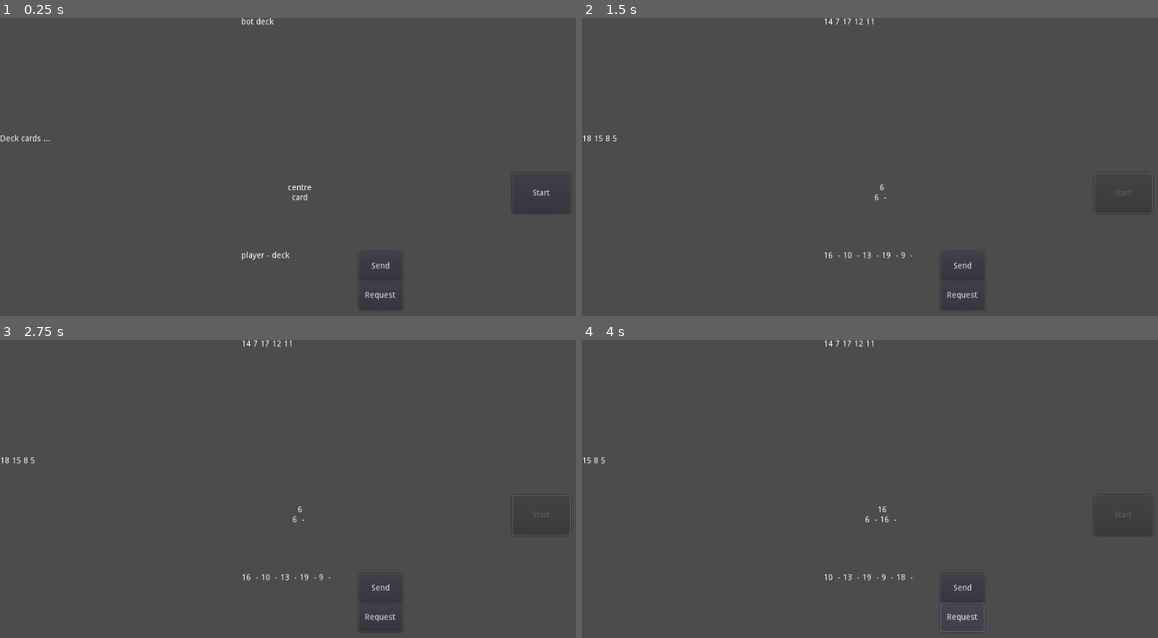
Above: before the commit, frames 1-4 (two rows, left to right).
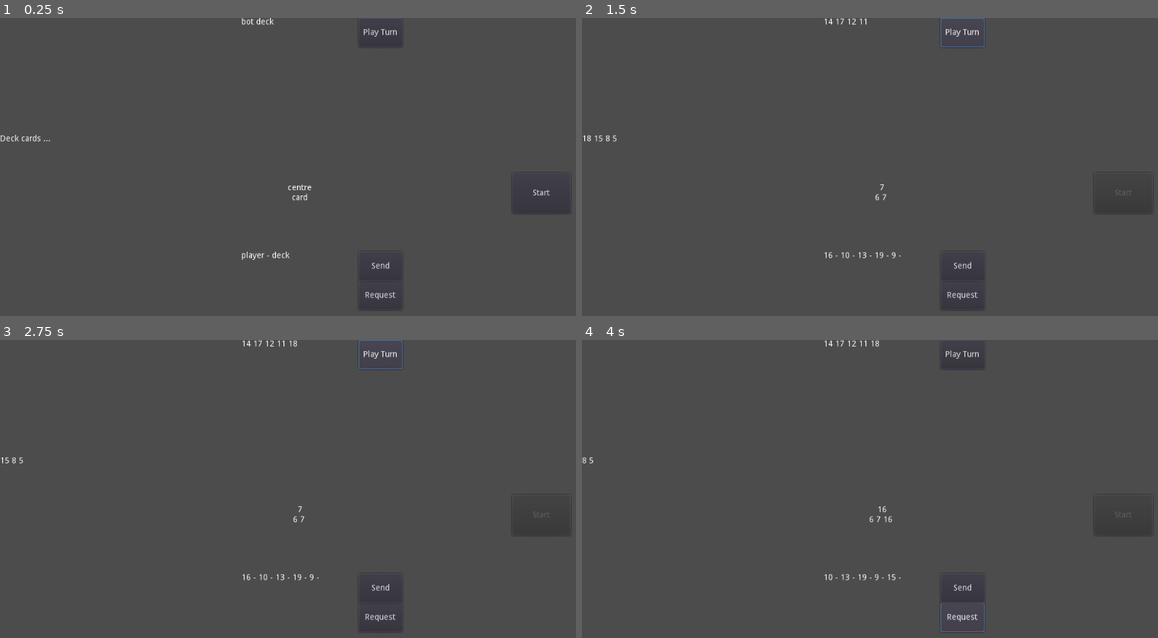
Above: after the commit, the same moments.

Repository: ravi-kiran-svs/uno-men
Game: Godot game, scene res://Scenes/TestScenes/TestGame.tscn
Same seed, same stepped clock (60 frames per second), same inputs: the game is played once before the commit and once after it.
Inputs (mouse positions are in pixels of both pictures, inside the frame that each line leads up to):
- Up to frame 1 (0.25 s): no input
- Up to frame 2 (1.5 s): click "Start" at 0.5 s; click (962, 32) at 1.25 s, where only the run after the commit has a clickable "Play Turn"
- Up to frame 3 (2.75 s): click (380, 354) at 2 s, where only the run after the commit has a clickable "Play Turn"
- Up to frame 4 (4 s): click "Send" at 2.75 s; click "Request" at 3.5 s

The runs differ from the first frame. In frame 1, less than 0.1% of the frame differs, in the area x 63-69%, y 3-7%; in frame 2, 0.4%; in frame 3, 0.5%, in the area x 0-100%, y 0-81%; in frame 4, 0.3%.

Commit message:
Simple Bot Actions
Bot performs action at random.

Diff:
--- a/Scenes/TestScenes/TestGame.tscn
+++ b/Scenes/TestScenes/TestGame.tscn
@@ -106,6 +106,14 @@
 text = "bot deck"
 autowrap = true
 
+[node name="SomethingButton" type="Button" parent="DeckService/BotDeck"]
+anchor_left = 1.0
+anchor_right = 1.0
+margin_right = 75.0
+margin_bottom = 50.0
+text = "Play Turn"
+
 [connection signal="pressed" from="DeckService/StartGame" to="DeckService" method="_on_StartGame_pressed"]
 [connection signal="pressed" from="DeckService/PlayerDeck/SendCard" to="DeckService/PlayerDeck" method="_on_SendCard_pressed"]
 [connection signal="pressed" from="DeckService/PlayerDeck/RequestCard" to="DeckService/PlayerDeck" method="_on_RequestCard_pressed"]
+[connection signal="pressed" from="DeckService/BotDeck/SomethingButton" to="DeckService/BotDeck" method="_on_SomethingButton_pressed"]
--- a/Scripts/Deck/Deck.gd
+++ b/Scripts/Deck/Deck.gd
@@ -4,18 +4,27 @@
 var _cards_list = []
 
 func addCard(i : int):
-	_cards_list.append(i)
+	_cards_list.push_back(i)
 	updateView()
 
 func removeCard(i : int):
 	_cards_list.erase(i)
 	updateView()
 
-func getTopCard() -> int:
-	var card = _cards_list.front()
-	if(card != null):
-		removeCard(card)
-	return card
+func getTopCard():
+	if(isEmpty()):
+		return null
+
+	else:
+		var card = _cards_list.pop_front()
+		updateView()
+		return card
+
+func peekBackCard() -> int:
+	return _cards_list.back()
+
+func isEmpty() -> bool:
+	return _cards_list.empty()
 
 func updateView():
 	pass
--- a/Scripts/Decks/BotDeck.gd
+++ b/Scripts/Decks/BotDeck.gd
@@ -1,4 +1,4 @@
-extends Deck
+extends PlayableDeck
 
 onready var _text = get_node("Label")
 
@@ -12,3 +12,11 @@
 		text_string += String(_cards_list[i]) + " "
 
 	_text.text = text_string
+
+func _on_SomethingButton_pressed():
+	if(rand_range(0, 2) < 1):
+		var card = _cards_list[rand_range(0, _cards_list.size())]
+		_addCardToCentre(card)
+
+	else:
+		_requestCardFromDeck()
--- a/Scripts/Decks/CardsDeck.gd
+++ b/Scripts/Decks/CardsDeck.gd
@@ -24,9 +24,10 @@
 	_text.text = text_string
 
 func _addTopCardTo(to : Deck):
-	var card = _cards_list.front()
+	if(!isEmpty()):
+		var card = _cards_list.front()
 
-	var sendSuccess = get_node("%DeckService").sendCardTo(to, card)
+		var sendSuccess = get_node("%DeckService").sendCardTo(to, card)
 
-	if(sendSuccess):
-		removeCard(card)
+		if(sendSuccess):
+			removeCard(card)
--- a/Scripts/Decks/CentreDeck.gd
+++ b/Scripts/Decks/CentreDeck.gd
@@ -11,6 +11,6 @@
 	var text_string = "\n"
 
 	for i in _cards_list.size():
-		text_string += String(_cards_list[i]) + "  - "
+		text_string += String(_cards_list[i]) + " "
 
 	_text.text += text_string
--- /dev/null
+++ b/Scripts/Decks/PlayableDeck.gd
@@ -0,0 +1,16 @@
+extends Deck
+class_name PlayableDeck
+
+func _addCardToCentre(i : int):
+	var sendSuccess = get_node("%DeckService").sendCardTo(
+		get_node("%DeckService").CentreDeck, i)
+
+	if(sendSuccess):
+		removeCard(i)
+
+func _requestCardFromDeck():
+	var card = get_node("%DeckService").requestCardFrom(
+		get_node("%DeckService").CardsDeck)
+
+	if(card != null):
+		addCard(card)
--- a/Scripts/Decks/PlayerDeck.gd
+++ b/Scripts/Decks/PlayerDeck.gd
@@ -1,4 +1,4 @@
-extends Deck
+extends PlayableDeck
 
 onready var _text = get_node("Label")
 
@@ -9,7 +9,7 @@
 	var text_string = ""
 
 	for i in _cards_list.size():
-		text_string += String(_cards_list[i]) + "  - "
+		text_string += String(_cards_list[i]) + " - "
 
 	_text.text = text_string
 
@@ -19,17 +19,3 @@
 
 func _on_RequestCard_pressed():
 	_requestCardFromDeck()
-
-func _addCardToCentre(i : int):
-	var sendSuccess = get_node("%DeckService").sendCardTo(
-		get_node("%DeckService").CentreDeck, i)
-
-	if(sendSuccess):
-		removeCard(i)
-
-func _requestCardFromDeck():
-	var card = get_node("%DeckService").requestCardFrom(
-		get_node("%DeckService").CardsDeck)
-
-	if(card != null):
-		addCard(card)
--- a/project.godot
+++ b/project.godot
@@ -13,9 +13,15 @@
 "class": "Deck",
 "language": "GDScript",
 "path": "res://Scripts/Deck/Deck.gd"
+}, {
+"base": "Deck",
+"class": "PlayableDeck",
+"language": "GDScript",
+"path": "res://Scripts/Decks/PlayableDeck.gd"
 } ]
 _global_script_class_icons={
-"Deck": ""
+"Deck": "",
+"PlayableDeck": ""
 }
 
 [application]
